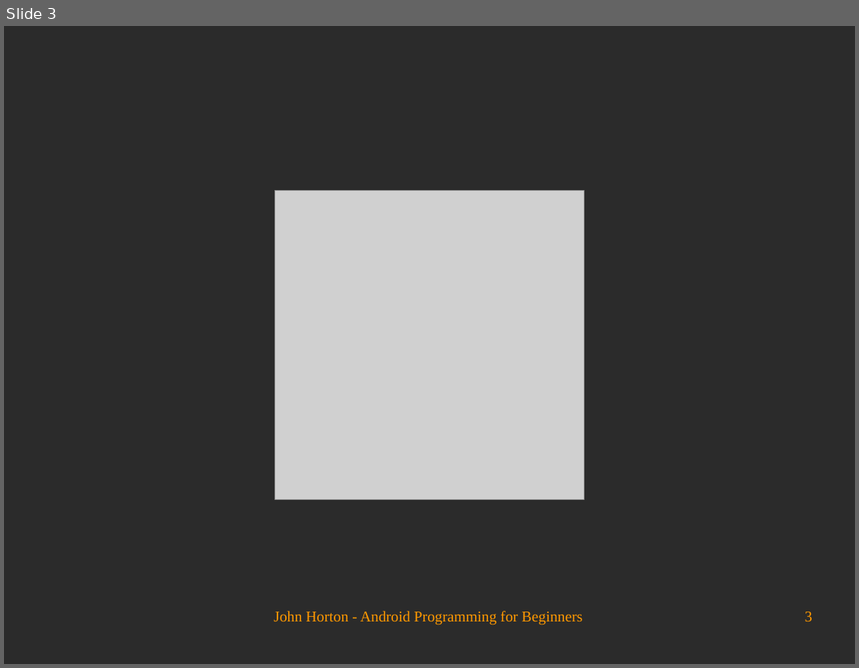
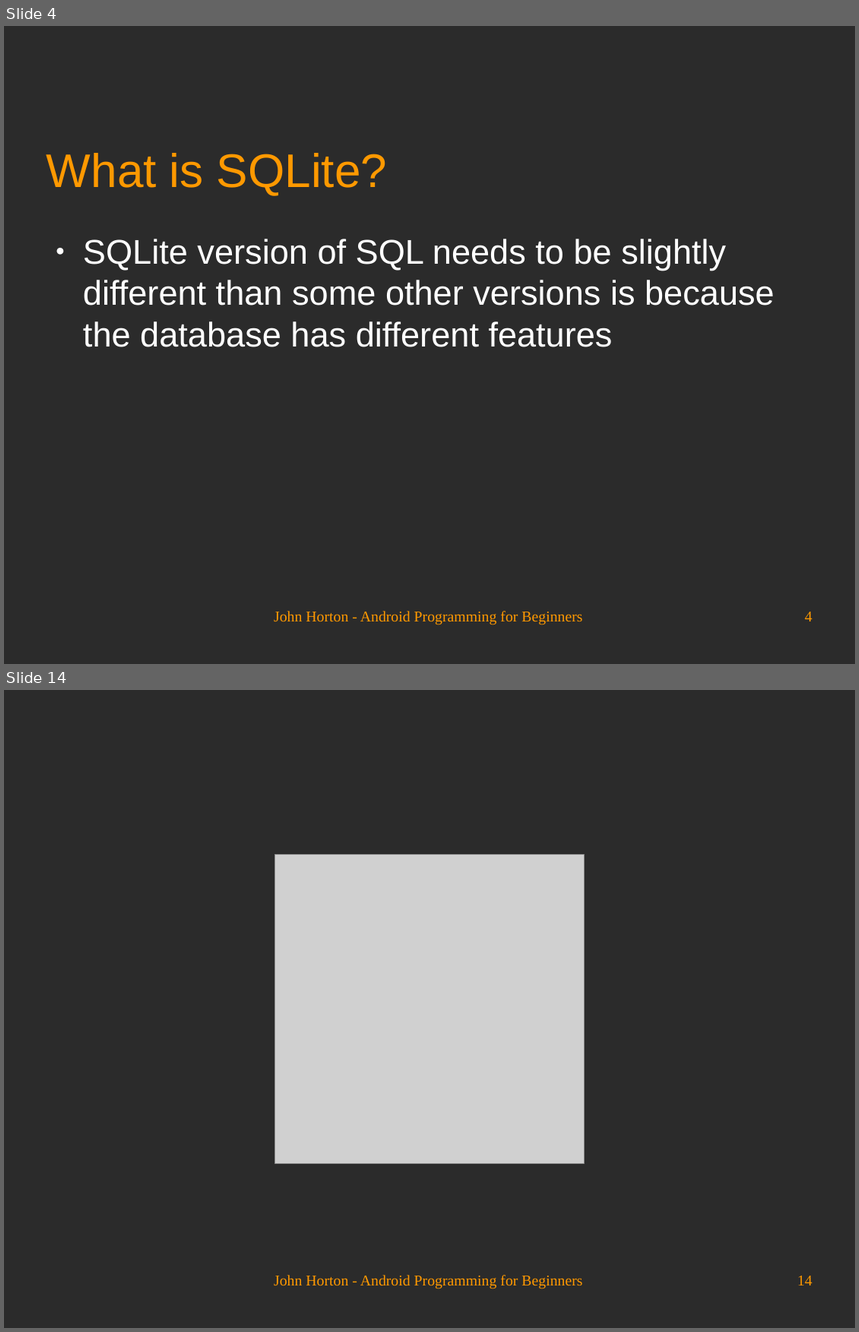
Before and after one commit to Academy-Soft-Intellect/Android-Programming-for-Beginners, a slide deck: 23_Using_SQLite_Databases_in_Our_Apps.odp. Shown one above the other, each under a label of ours: slide 3 before the commit, slides 4 and 14 after it; the slides between them are not shown. The pictures are 859x668 and 859x1332 pixels, drawn with LibreOffice and Linux fonts; fonts in the diff are those of the drawing; grey boxes stand for pictures; background and template pictures are left out; a plain dark background stands for a picture behind light text. Boxes give left, top, right and bottom in pixels: in the first picture for what was removed or moved away, otherwise in the second. Text is boxed around its words. In the diff, an @@ line names an element or a change of style, - is before the commit and + after.

```diff
--- a/23_Using_SQLite_Databases_in_Our_Apps.odp
+++ b/23_Using_SQLite_Databases_in_Our_Apps.odp
@@ slide 4 added at box(4, 26, 855, 664), background picture (left out) @@
@@ title added at box(47, 153, 387, 195), 44 pt, text #FF9900 @@
+What is SQLite?
@@ text added at box(83, 239, 775, 347), 32 pt, text #FFFFFF @@
+● SQLite version of SQL needs to be slightly different than some other versions is because the database has different features
@@ text added at box(274, 611, 582, 626), 14 pt, text #FF9900 @@
+John Horton - Android Programming for Beginners
@@ page number added at box(805, 612, 813, 622), 14 pt, text #FF9900 @@
+4
@@ what was slide 3 is now slide 14 @@
@@ page number at box(797, 1276, 813, 1286): text changed @@
-3
+14
```
Also in this commit, not shown: 2 slides changed, 10 other slides added.
